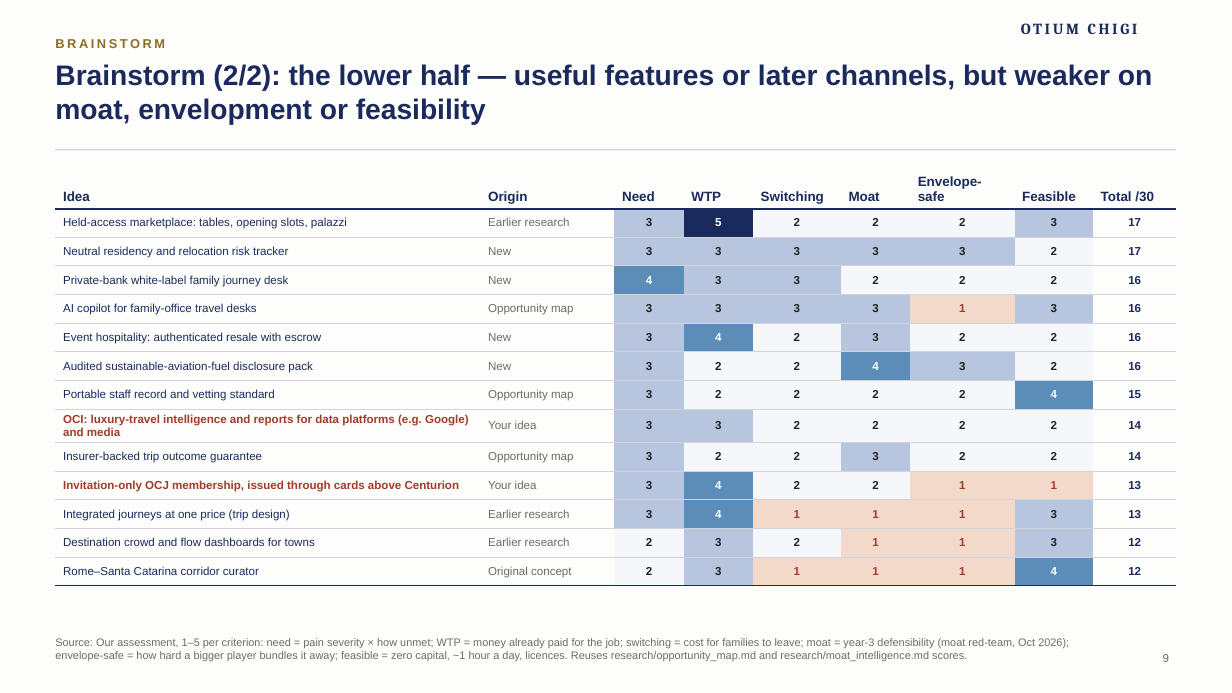
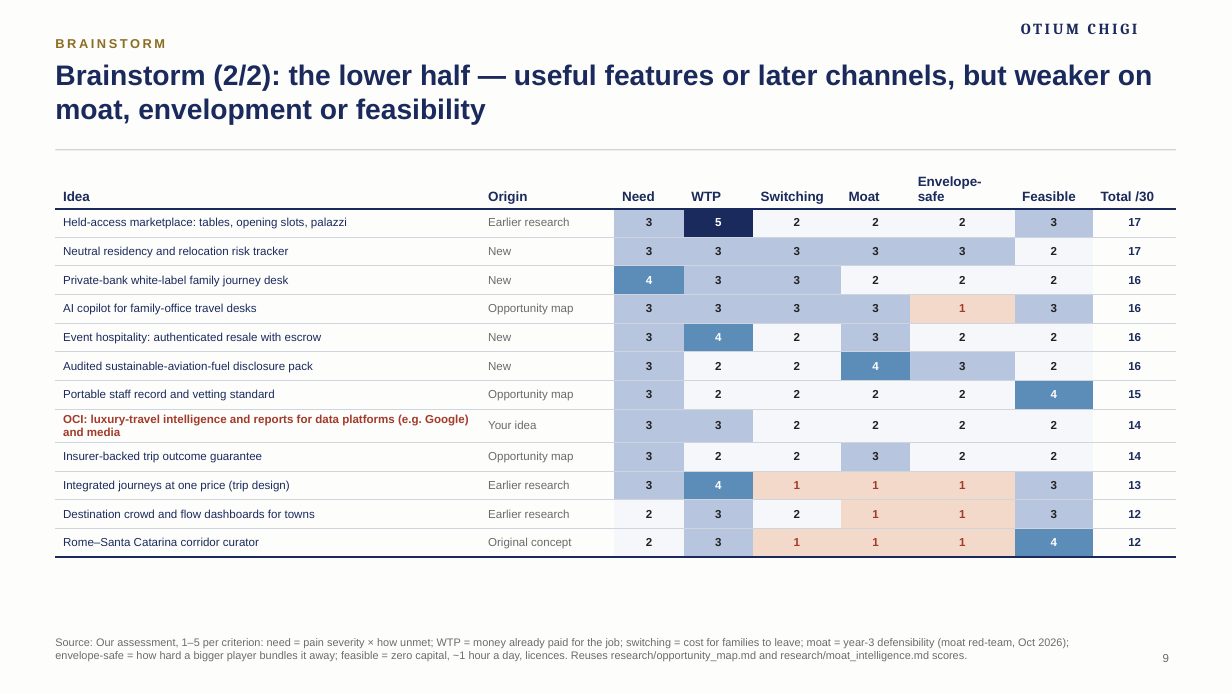
Before and after one commit to algarcalebe-web/legendary-bassoon, a slide deck: slide 9 of deck/Otium_Chigi_Journeys_Pitch_Deck.pptx. Drawn at 1232x693 pixels with LibreOffice and Linux fonts; fonts in the diff are those of the drawing; background and template pictures are left out. Boxes give left, top, right and bottom in pixels: in the first picture for what was removed or moved away, otherwise in the second. Text is boxed around its words. In the diff, an @@ line names an element or a change of style, - is before the commit and + after.

```diff
--- a/deck/Otium_Chigi_Journeys_Pitch_Deck.pptx
+++ b/deck/Otium_Chigi_Journeys_Pitch_Deck.pptx
@@ table at (55, 171, 1177, 553) @@
-row 11: Invitation-only OCJ membership, issued through cards above Centurion | Your idea | 3 | 4 | 2 | 2 | 1 | 1 | 13
```
Also in this commit, not shown: 3 other slides changed, 1 slide removed, 3 other files.
